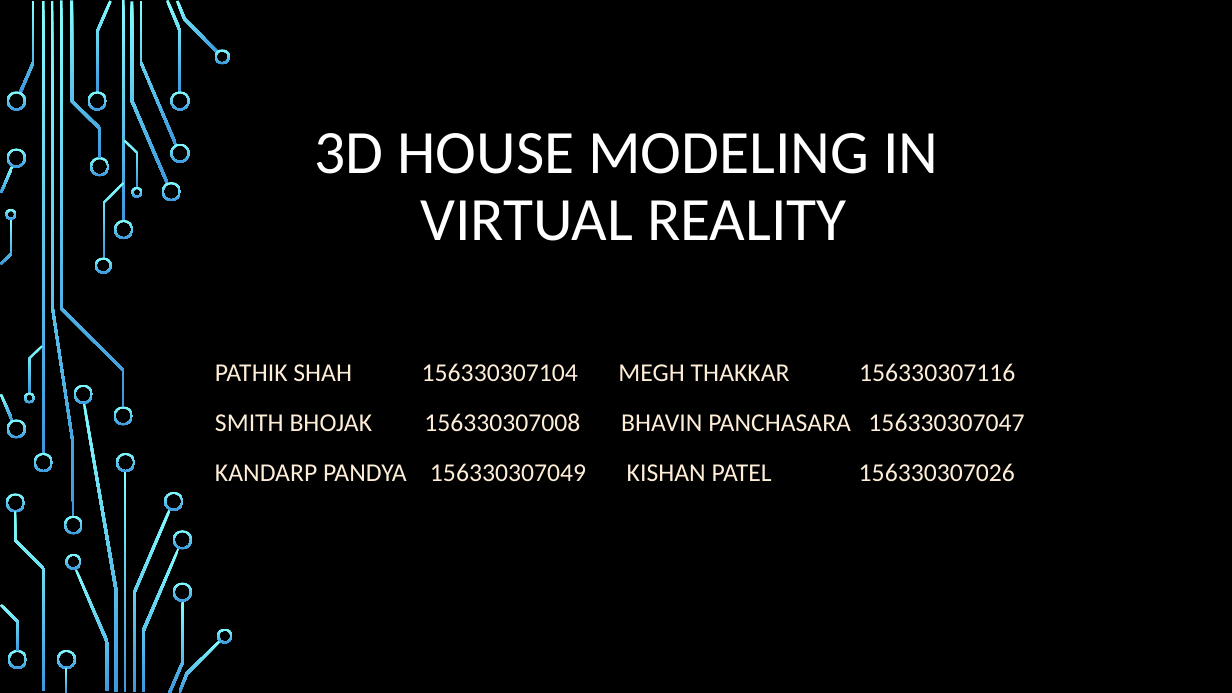
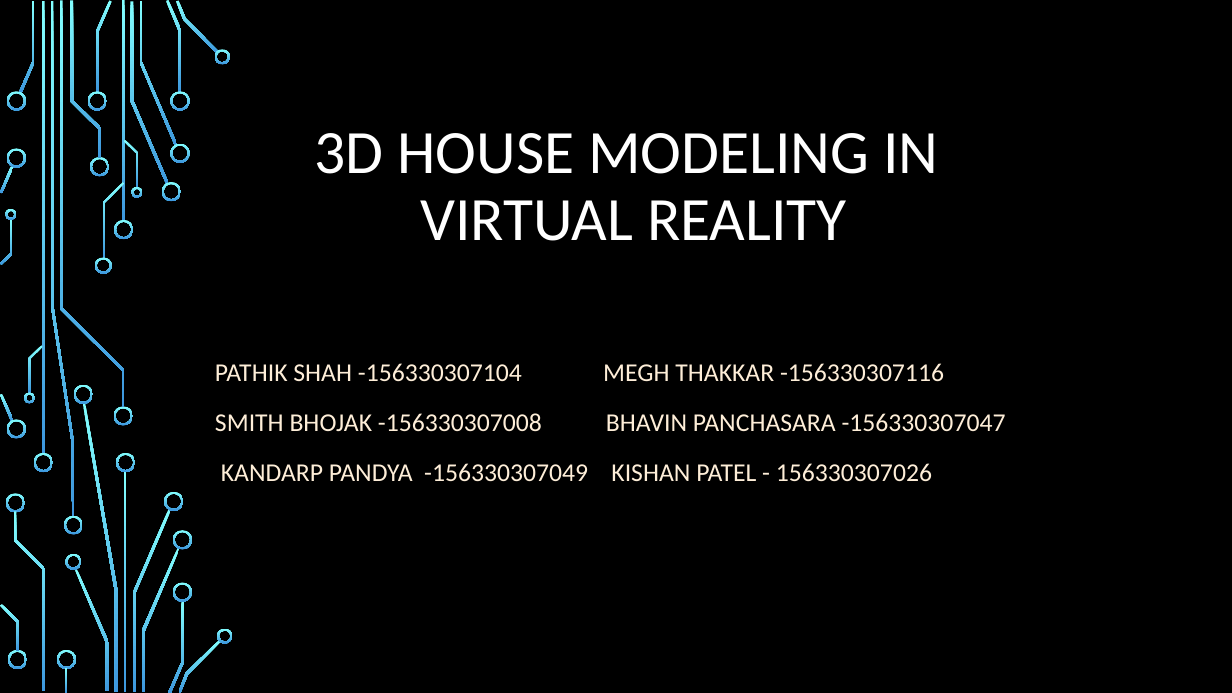
Before and after one commit to VIRTUALD3SIGN/VR, a slide deck: slide 1 of presentation_v02.pptx. Drawn at 1232x693 pixels with LibreOffice and Linux fonts; fonts in the diff are those of the drawing; background and template pictures are left out. Boxes give left, top, right and bottom in pixels: in the first picture for what was removed or moved away, otherwise in the second. Text is boxed around its words. In the diff, an @@ line names an element or a change of style, - is before the commit and + after.

```diff
--- a/presentation_v02.pptx
+++ b/presentation_v02.pptx
@@ subtitle at box(215, 363, 1006, 482): text changed @@
-PATHIK SHAH 156330307104 MEGH THAKKAR 156330307116
-SMITH BHOJAK 156330307008 BHAVIN PANCHASARA 156330307047
-KANDARP PANDYA 156330307049 KISHAN PATEL 156330307026
+PATHIK SHAH -156330307104 MEGH THAKKAR -156330307116
+SMITH BHOJAK -156330307008 BHAVIN PANCHASARA -156330307047
+KANDARP PANDYA -156330307049 KISHAN PATEL - 156330307026
```
Also in this commit, not shown: 4 other slides changed.
